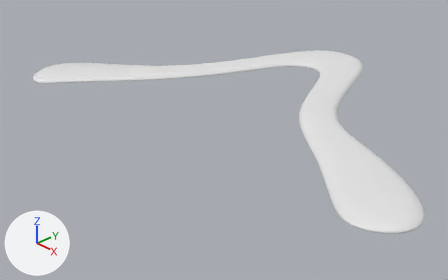
Before and after pictures for a commit that changed the Blender file blender/hook-vee.blend.
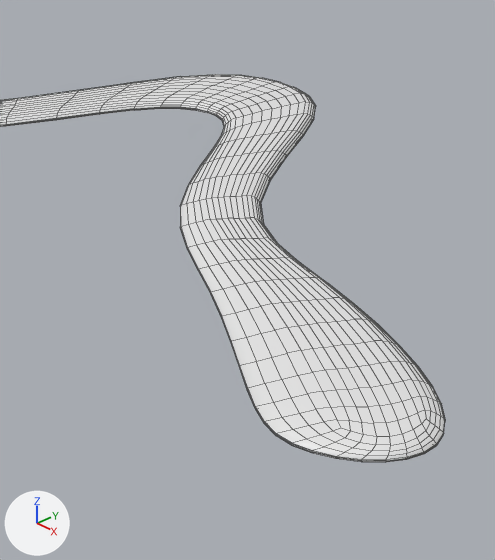
Each version is shown whole from a camera (50 mm lens) standing at (0.264, -0.295, 0.153) and looking at (-0.003, -0.045, -0.026), then close up on the part from 48% to 100% of the width and 5% to 100% of the height. The axes (+X, +Y, +Z) are drawn at lower left. The lights are the same throughout. The close-ups show mesh edges as thin lines.
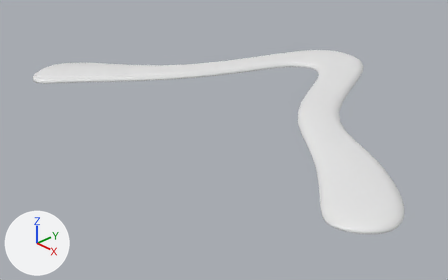
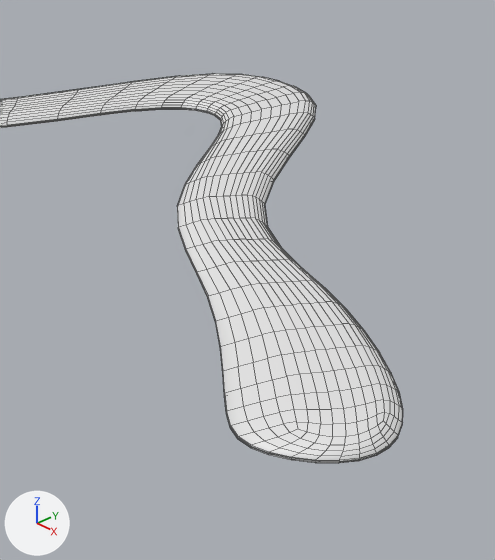
Edits to the scene script, one JSON object a line:
```json
{"block": "me_plane_001", "where": "# used by ob_plane; location = (0.0, 0.0, 0.0)"}
{"op": "remove", "block": "me_plane_001", "code": "me_plane_001.from_pydata(...)  # 52 vertices, 40 faces; spans x -0.144..0.159, y -0.115..0.091, z 0.0"}
{"op": "add", "block": "me_plane_001", "code": "me_plane_001.from_pydata(...)  # 52 vertices, 40 faces; spans x -0.144..0.153, y -0.115..0.091, z 0.0"}
{"block": "me_plane_001", "change": "me_plane_001 part 1: 21 of 52 vertices moved; they spanned x 0.011..0.159, y -0.102..0.045, z 0.0 and now span x 0.01..0.153, y -0.109..0.044, z 0.0; mean shift (-0.002, -0.005, 0.0); largest move (0.159, -0.073, 0.0) -> (0.153, -0.081, 0.0)"}
```

Location of each change, (x1, y1, x2, y2) in pixels of the close-ups (495 x 560 px; the box of a moved part takes in the faces that stretch with it):
```json
{"object": "Plane", "change": "reshaped", "before": [0, 74, 445, 462], "after": [0, 73, 403, 463]}
{"part": 1, "of": "me_plane_001", "change": "moved or reshaped", "before": [180, 92, 445, 462], "after": [177, 91, 403, 463]}
```
